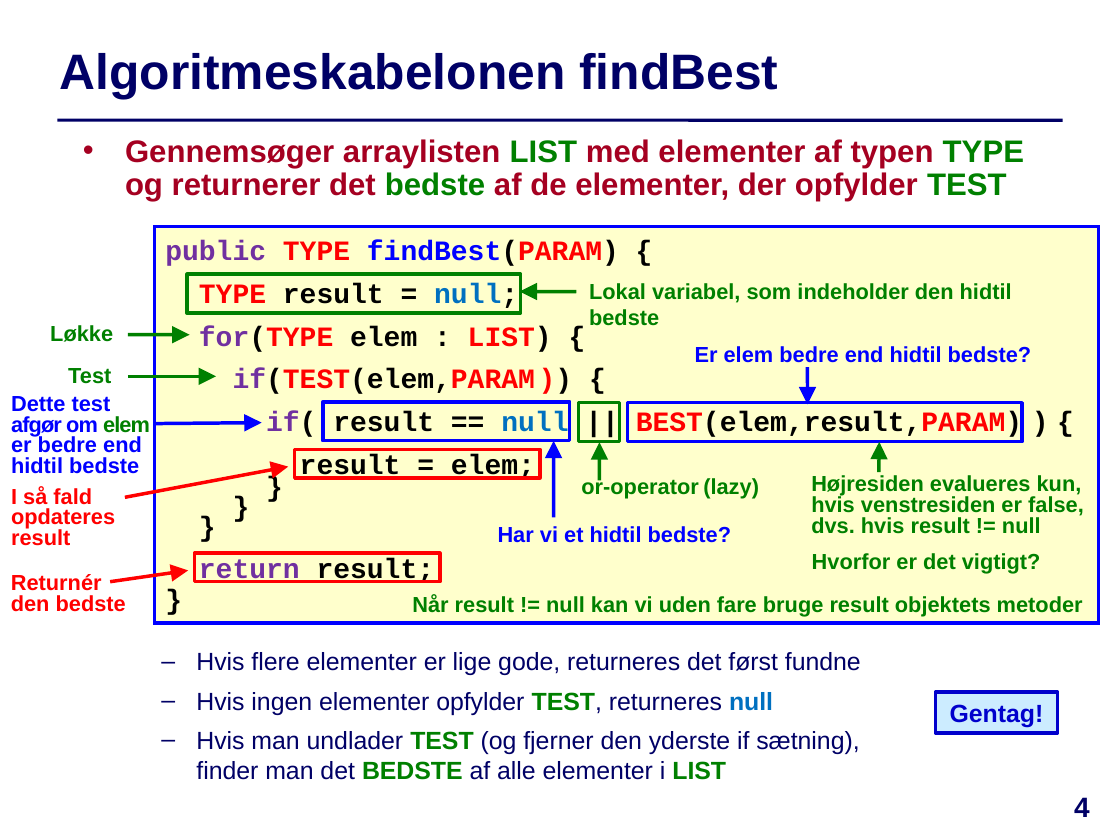
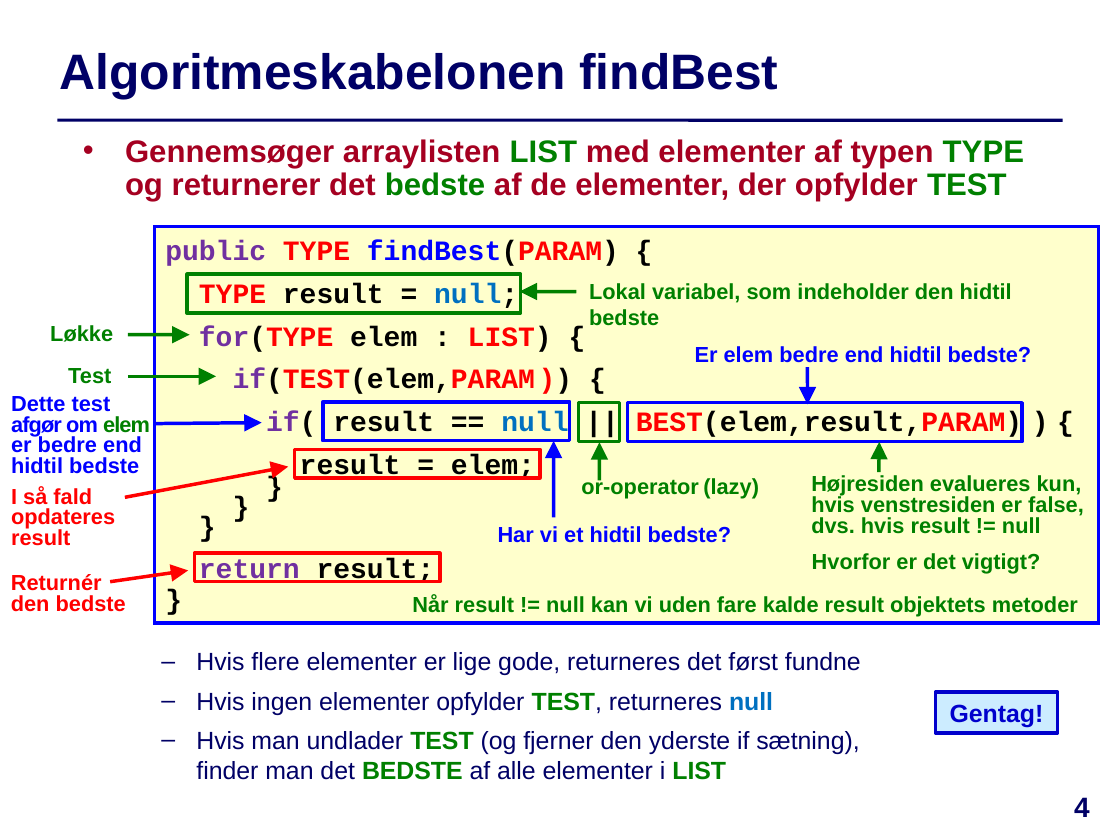
Before and after one commit to IntProgAU/Materiale, a slide deck: slide 4 of web/e24/uge_4b/Slides-Uge4-Torsdag.pptx. Drawn at 1120x840 pixels with LibreOffice and Linux fonts; fonts in the diff are those of the drawing. Boxes give left, top, right and bottom in pixels: in the first picture for what was removed or moved away, otherwise in the second. Text is boxed around its words. In the diff, an @@ line names an element or a change of style, - is before the commit and + after.

```diff
--- a/web/e24/uge_4b/Slides-Uge4-Torsdag.pptx
+++ b/web/e24/uge_4b/Slides-Uge4-Torsdag.pptx
@@ text at (x1=412, y1=594, x2=1078, y2=616): text changed @@
-Når result != null kan vi uden fare bruge result objektets metoder
+Når result != null kan vi uden fare kalde result objektets metoder
```
Also in this commit, not shown: 1 other slide changed, 3 other files.
